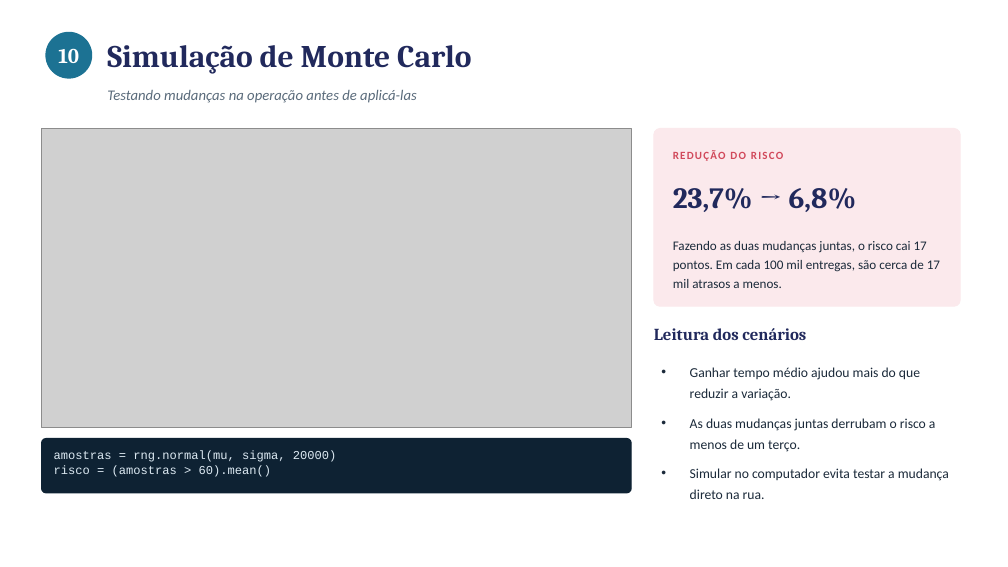
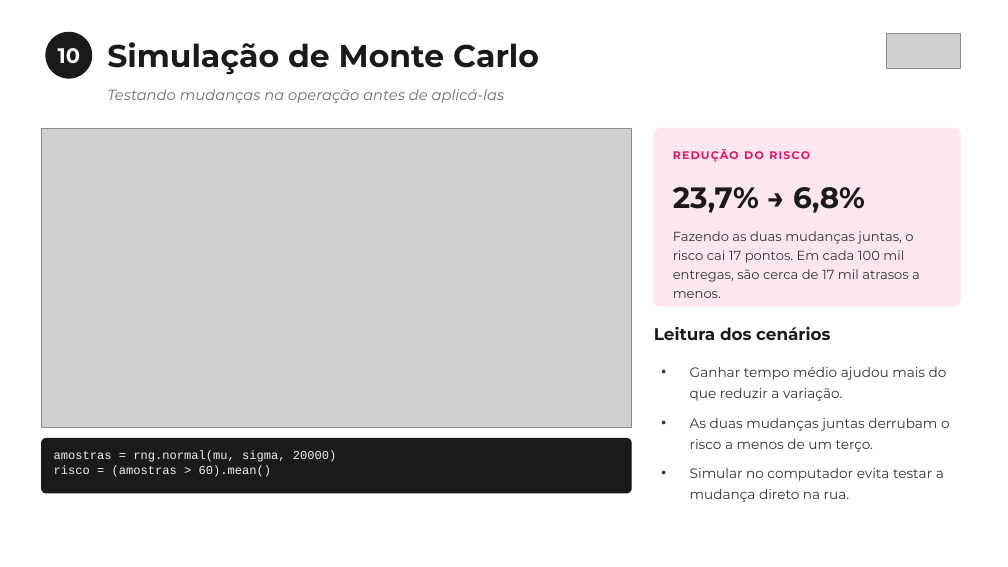
Before and after one commit to susuelen153-design/Projeto-Python, a slide deck: slide 11 of checkpoint4/apresentacao_cp4.pptx. Drawn at 1008x567 pixels with LibreOffice and Linux fonts; fonts in the diff are those of the drawing; grey boxes stand for pictures. Boxes give left, top, right and bottom in pixels: in the first picture for what was removed or moved away, otherwise in the second. Text is boxed around its words. In the diff, an @@ line names an element or a change of style, - is before the commit and + after.

```diff
--- a/checkpoint4/apresentacao_cp4.pptx
+++ b/checkpoint4/apresentacao_cp4.pptx
@@ font Cambria to Montserrat, text colour #21295C to #1A1A1A in 3 elements at [673,187,865,213], [654,327,830,340], [107,42,539,74] @@
@@ text "10" at [58,48,81,64]: font Cambria to Montserrat @@
@@ ellipse at [45,32,92,79]: fill #1C7293 to #1A1A1A @@
@@ picture added at [886,33,960,68] @@
@@ text "Testando mudanças na operação antes ..." at [107,89,505,103]: font Calibri to Montserrat, text colour #5A6B7B to #6E6E6E @@
@@ rounded rectangle at [654,129,960,306]: fill #FBE9EC to #FDE7EF; outline #FBE9EC 1 pt to #FDE7EF 1 pt @@
@@ text "REDUÇÃO DO RISCO" at [673,144,938,166]: font Calibri to Montserrat, text colour #D1495B to #ED1165 @@
@@ text "Fazendo as duas mudanças juntas, ..." at [673,231,920,298]: font Calibri to Montserrat, text colour #1B2A3A to #333333 @@
@@ text "Ganhar tempo médio ajudou mais ..." at [690,367,950,502]: font Calibri to Montserrat, text colour #1B2A3A to #333333 @@
@@ rounded rectangle at [42,439,631,493]: fill #0E2233 to #1A1A1A; outline #0E2233 1 pt to #1A1A1A 1 pt @@
@@ text "amostras = rng.normal(mu, sigma, 20000)" at [54,451,336,477]: text colour #DCE9F2 to #EDEDED @@
```
Also in this commit, not shown: 12 other slides changed, 12 other files.
